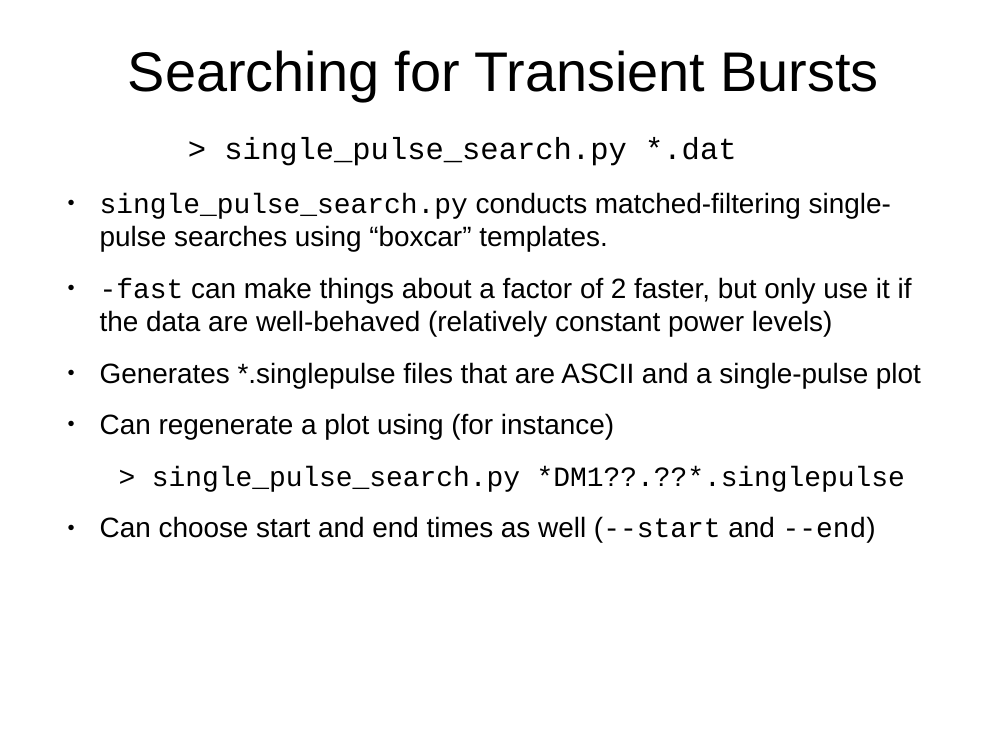
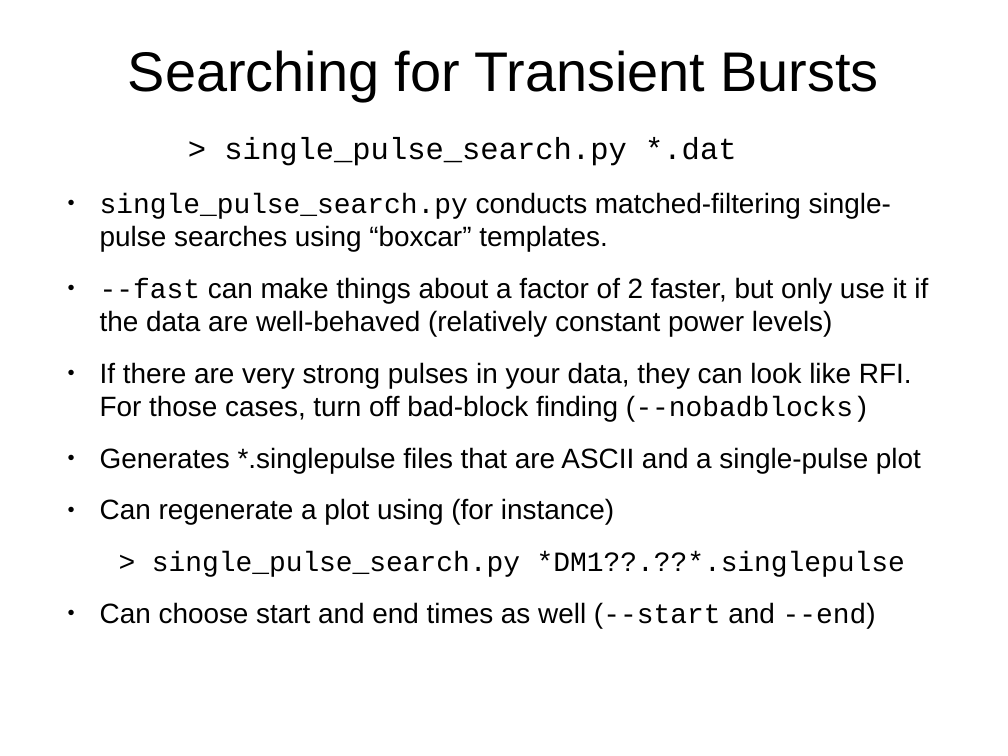
Before and after one commit to scottransom/presto, a slide deck: slide 26 of docs/PRESTO_search_tutorial.odp (slide 25 before the commit). Drawn at 1008x756 pixels with LibreOffice and Linux fonts; fonts in the diff are those of the drawing. Boxes give left, top, right and bottom in pixels: in the first picture for what was removed or moved away, otherwise in the second. Text is boxed around its words. In the diff, an @@ line names an element or a change of style, - is before the commit and + after.

```diff
--- a/docs/PRESTO_search_tutorial.odp
+++ b/docs/PRESTO_search_tutorial.odp
@@ text at (100,277,928,422): text changed @@
-● -fast can make things about a factor of 2 faster, but only use it if the data are well-behaved (relatively constant power levels)
+● --fast can make things about a factor of 2 faster, but only use it if the data are well-behaved (relatively constant power levels)
+● If there are very strong pulses in your data, they can look like RFI. For those cases, turn off bad-block finding (--nobadblocks)
```
Also in this commit, not shown: 13 other slides changed, 2 slides added, 1 slide removed, 1 other file.
